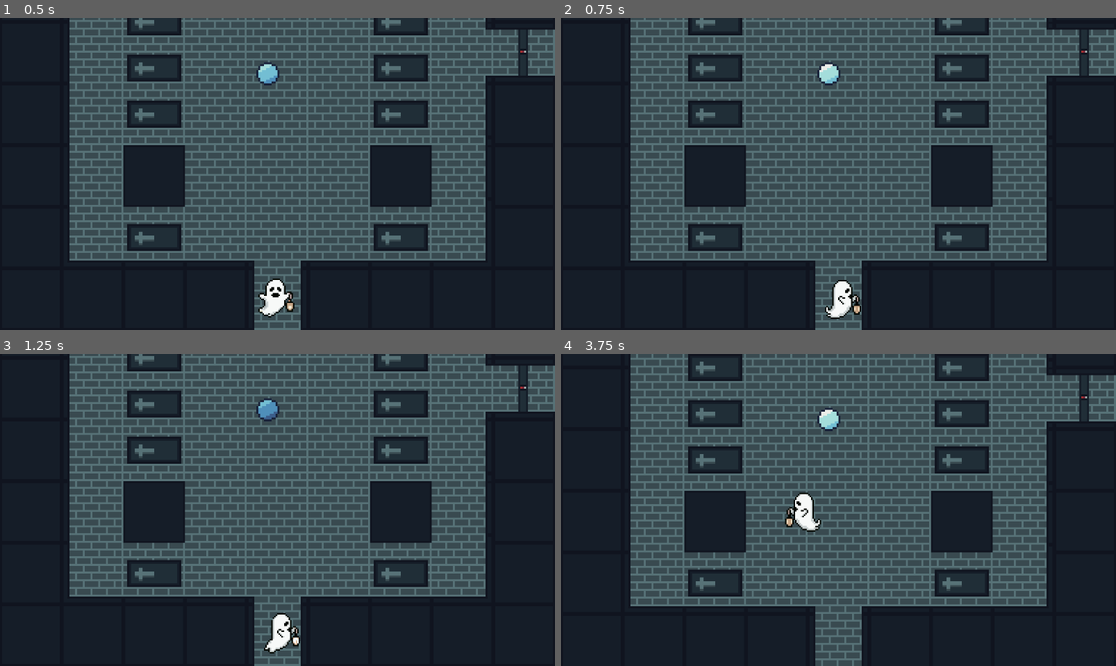
Above: before the commit, frames 1-4 (two rows, left to right).
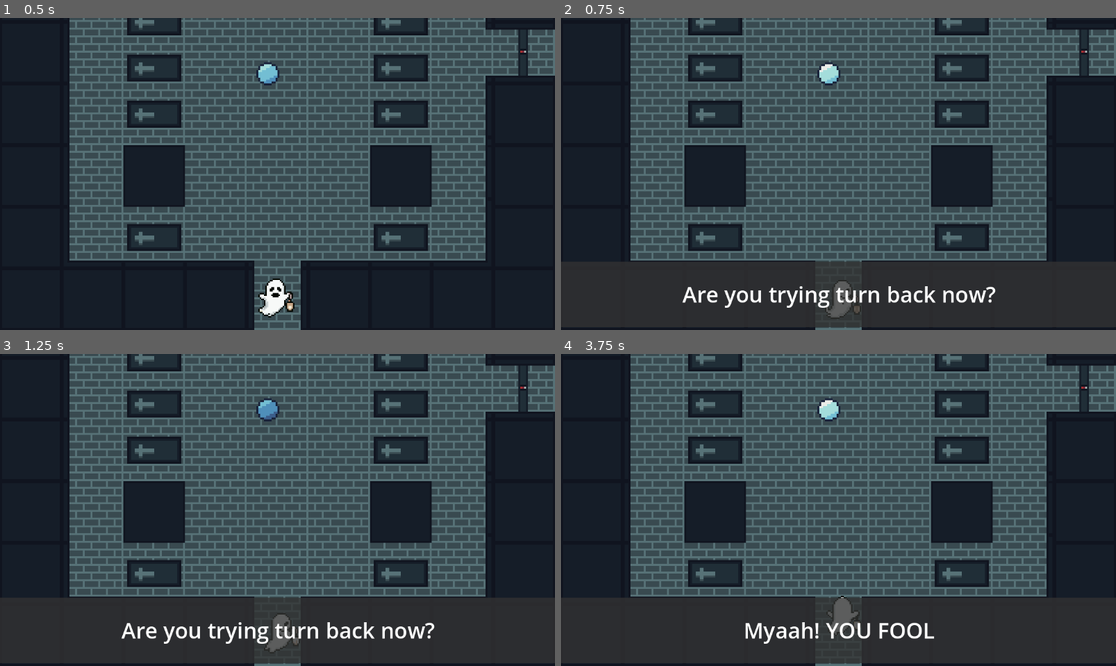
Above: after the commit, the same moments.

Repository: CISC204-S26/hw4-dbrownki-bradfost
Game: Godot game, scene res://Scenes/Rooms/room_1.tscn
Two runs of this game, one before a commit and one after it. Both use one fixed random seed, a clock stepped at 60 frames per second and the inputs below. This scene is started directly instead of the project's main scene.
Inputs:
- Up to frame 1 (0.5 s): no input
- Up to frame 2 (0.75 s): hold D (move_right) from 0.53 s (still down); tap E (interact) at 0.6 s
- Up to frame 3 (1.25 s): keep holding D (move_right)
- Up to frame 4 (3.75 s): release D (move_right) at 1.28 s; hold S (move_down) 1.28-2.03 s; tap E (interact) every 0.75 s from 1.35 to 3.6 s; hold D (move_right) 2.03-2.78 s; hold W (move_up) 2.78-3.53 s; hold A (move_left) from 3.53 s (still down)

Frame 1 is identical in both runs. In frame 2, 4.7% of the frame differs, in the area x 0-100%, y 78-100%; in frame 3, 4.7%; in frame 4, 37%, in the area x 0-100%, y 0-100%.

Commit message:
Added starting room door switch

Diff:
--- a/Scenes/Rooms/room_1.tscn
+++ b/Scenes/Rooms/room_1.tscn
@@ -236,9 +236,9 @@
 text = ["Hi!", "This is some dummy text!", "This conversation will end after this line!"]
 
 [node name="SignInteractable2" parent="." unique_id=391022452 instance=ExtResource("4_476il")]
-position = Vector2(80, 224)
+position = Vector2(144, 422)
 scale = Vector2(-1, 1)
-text = ["This is a different sign", "And it has different text!"]
+text = ["Are you trying turn back now?", "Myaah! YOU FOOL"]
 
 [node name="CanvasLayer" type="CanvasLayer" parent="." unique_id=1871433792]
 
--- a/Scenes/Rooms/starting_room.tscn
+++ b/Scenes/Rooms/starting_room.tscn
@@ -7,6 +7,8 @@
 [ext_resource type="PackedScene" uid="uid://cqjf3bl2fbnsx" path="res://Scenes/Interactables/sign_interactable.tscn" id="4_2f642"]
 [ext_resource type="PackedScene" uid="uid://bsp2hl5i3x21k" path="res://Scenes/Collidable.tscn" id="5_vsynf"]
 [ext_resource type="Script" uid="uid://dcv2vm8sb0jyf" path="res://Scripts/Interactables/talkingScript.gd" id="6_m48pa"]
+[ext_resource type="PackedScene" uid="uid://dd78n2bovx2le" path="res://Scenes/Interactables/switch_interactable.tscn" id="9_6lm0h"]
+[ext_resource type="PackedScene" uid="uid://hntc7rm85e5h" path="res://Scenes/vertical_door.tscn" id="9_s4uh5"]
 
 [sub_resource type="TileSetAtlasSource" id="TileSetAtlasSource_vsynf"]
 texture = ExtResource("1_23rsy")
@@ -243,8 +245,15 @@
 offset_bottom = 56.0
 
 [node name="Collidable" parent="." unique_id=1032584171 instance=ExtResource("5_vsynf")]
-position = Vector2(144, 9)
+position = Vector2(144, -8)
 tag = "Room 1"
+
+[node name="SwitchInteractable" parent="." unique_id=1251264787 instance=ExtResource("9_6lm0h")]
+position = Vector2(111, 45)
+vertical = true
+
+[node name="VerticalDoor" parent="." unique_id=389972689 instance=ExtResource("9_s4uh5")]
+position = Vector2(144, 16)
 
 [connection signal="collectibleCollected" from="CollectibleInteractable" to="Player" method="_on_collectible_collected"]
 [connection signal="enteredTalking" from="SignInteractable" to="Player" method="_on_entered_talking"]
@@ -252,3 +261,4 @@
 [connection signal="exitedTalking" from="SignInteractable" to="Player" method="_on_exited_talking"]
 [connection signal="exitedTalking" from="SignInteractable" to="CanvasLayer/TextContainer" method="_on_exited_talking"]
 [connection signal="showText" from="SignInteractable" to="CanvasLayer/TextContainer" method="_on_show_text"]
+[connection signal="onSwitchInteracted" from="SwitchInteractable" to="VerticalDoor" method="_on_switch_interactable_on_switch_interacted"]
--- a/Scenes/side_door.tscn
+++ b/Scenes/side_door.tscn
@@ -6,12 +6,10 @@
 [sub_resource type="RectangleShape2D" id="RectangleShape2D_c0d3o"]
 size = Vector2(5, 24)
 
-[node name="SideDoor" type="Node2D" unique_id=1611242029]
-script = ExtResource("1_c0d3o")
-
-[node name="DoorSprite" type="Sprite2D" parent="." unique_id=63257465]
+[node name="SideDoor" type="Sprite2D" unique_id=538996638]
 texture = ExtResource("1_mfv7q")
 hframes = 4
+script = ExtResource("1_c0d3o")
 
 [node name="StaticBody2D" type="StaticBody2D" parent="." unique_id=2007957611]
 position = Vector2(-0.5, 0)
--- /dev/null
+++ b/Scenes/vertical_door.tscn
@@ -0,0 +1,20 @@
+[gd_scene format=3 uid="uid://hntc7rm85e5h"]
+
+[ext_resource type="Texture2D" uid="uid://lw8sie6exg0o" path="res://Assets/Tilesets/32x32DungeonDoor.png" id="1_dlgje"]
+[ext_resource type="Script" uid="uid://cgqvs5bsjb4ih" path="res://Scripts/vertical_door.gd" id="2_e03er"]
+
+[sub_resource type="RectangleShape2D" id="RectangleShape2D_e03er"]
+size = Vector2(24, 5)
+
+[node name="VerticalDoor" type="Sprite2D" unique_id=389972689]
+texture = ExtResource("1_dlgje")
+hframes = 4
+frame = 1
+script = ExtResource("2_e03er")
+
+[node name="StaticBody2D" type="StaticBody2D" parent="." unique_id=1962913732]
+position = Vector2(-0.5, 0)
+
+[node name="DoorCollision" type="CollisionShape2D" parent="StaticBody2D" unique_id=1162079066]
+position = Vector2(0.5, -0.5)
+shape = SubResource("RectangleShape2D_e03er")
--- /dev/null
+++ b/Scripts/vertical_door.gd
@@ -0,0 +1,5 @@
+extends Sprite2D
+
+
+func _on_switch_interactable_on_switch_interacted(toggled: bool) -> void:
+	self.queue_free()
Not shown: 1 places in Scenes/Rooms/room_1.tscn that only renumber resources
Not shown, added: Scripts/vertical_door.gd.uid
